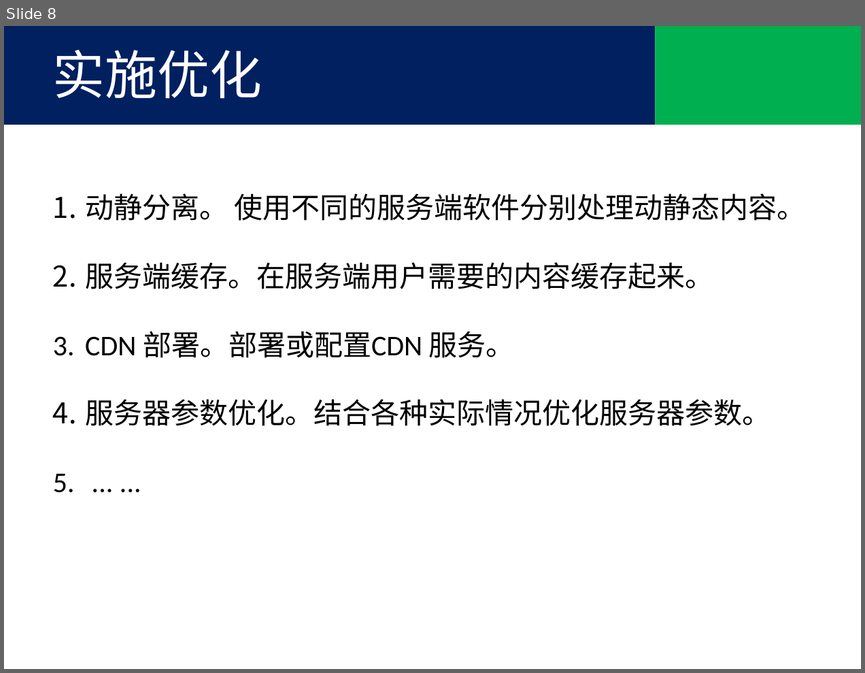
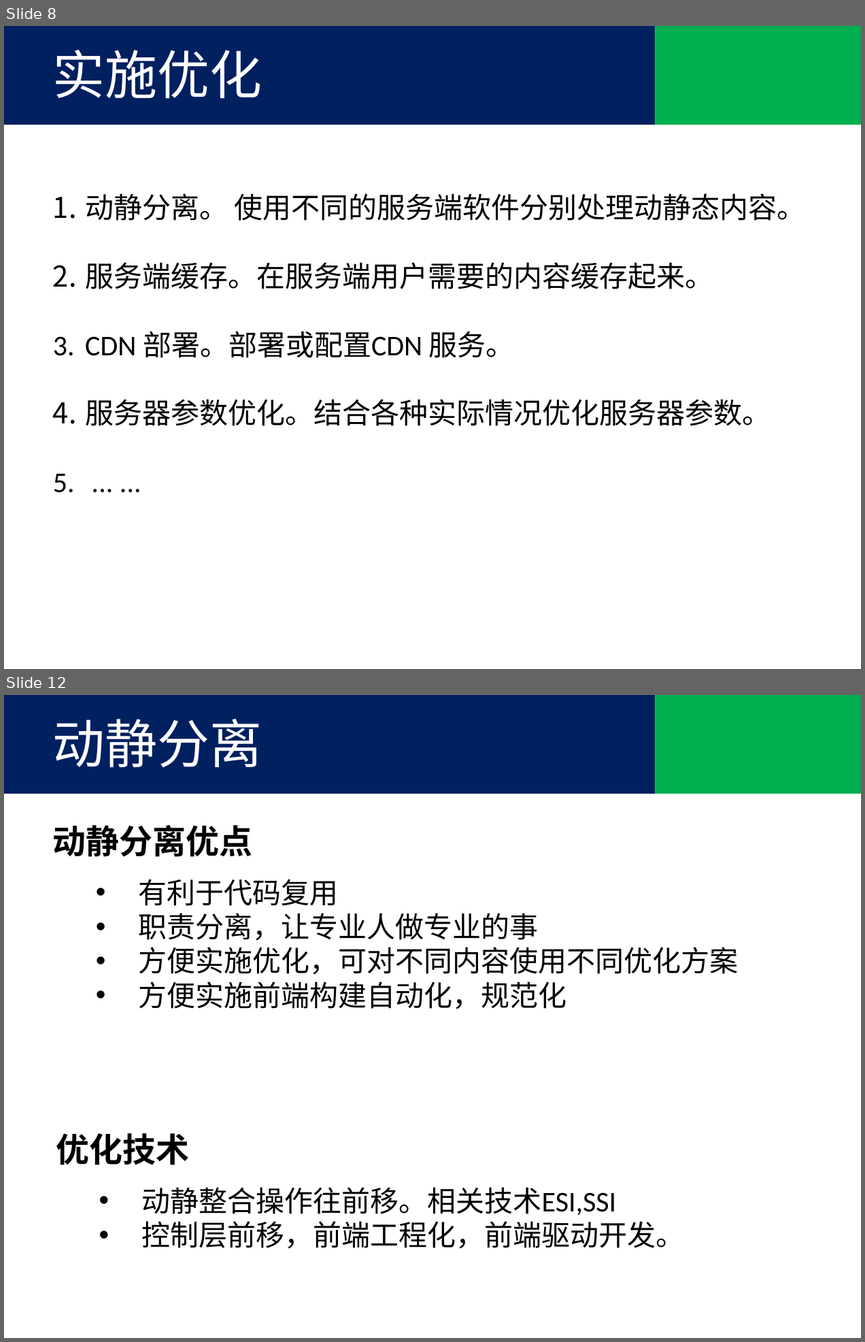
Before and after one commit to tjx222/javatrain, a slide deck: 前端优化.pptx. Shown one above the other, each under a label of ours: slide 8 before the commit, slides 8 and 12 after it; the slides between them are not shown. The pictures are 865x673 and 865x1342 pixels, drawn with LibreOffice and Linux fonts; fonts in the diff are those of the drawing; background and template pictures are left out. Boxes give left, top, right and bottom in pixels: in the first picture for what was removed or moved away, otherwise in the second. Text is boxed around its words. In the diff, an @@ line names an element or a change of style, - is before the commit and + after.

```diff
--- a/前端优化.pptx
+++ b/前端优化.pptx
@@ slide 12 added at bbox=[4, 695, 861, 1338], background #FFFFFF @@
@@ rectangle added at bbox=[4, 695, 655, 794], fill #002060 @@
@@ rectangle added at bbox=[655, 695, 861, 794], fill #00B050 @@
@@ text added at bbox=[53, 719, 262, 768], 44 pt, text #FFFFFF @@
+动静分离
@@ text added at bbox=[53, 825, 738, 1009], 24 pt, text #000000 @@
+动静分离优点
+  • 有利于代码复用
+  • 职责分离，让专业人做专业的事
+  • 方便实施优化，可对不同内容使用不同优化方案
+  • 方便实施前端构建自动化，规范化
@@ text added at bbox=[56, 1133, 685, 1249], 24 pt, text #000000 @@
+优化技术
+  • 动静整合操作往前移。相关技术ESI,SSI
+  • 控制层前移，前端工程化，前端驱动开发。
```
Also in this commit, not shown: 4 slides changed, 3 other slides added.
